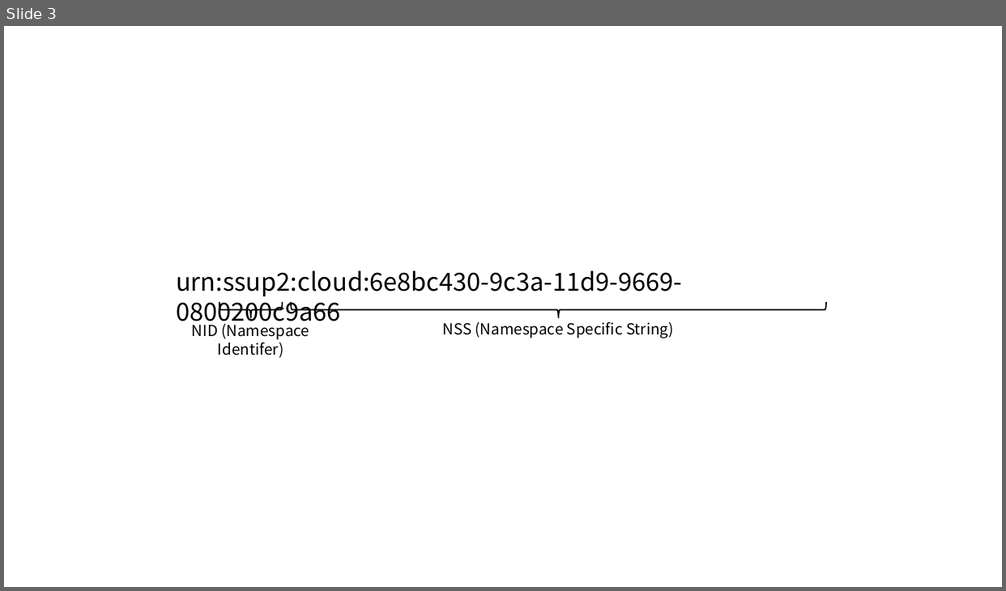
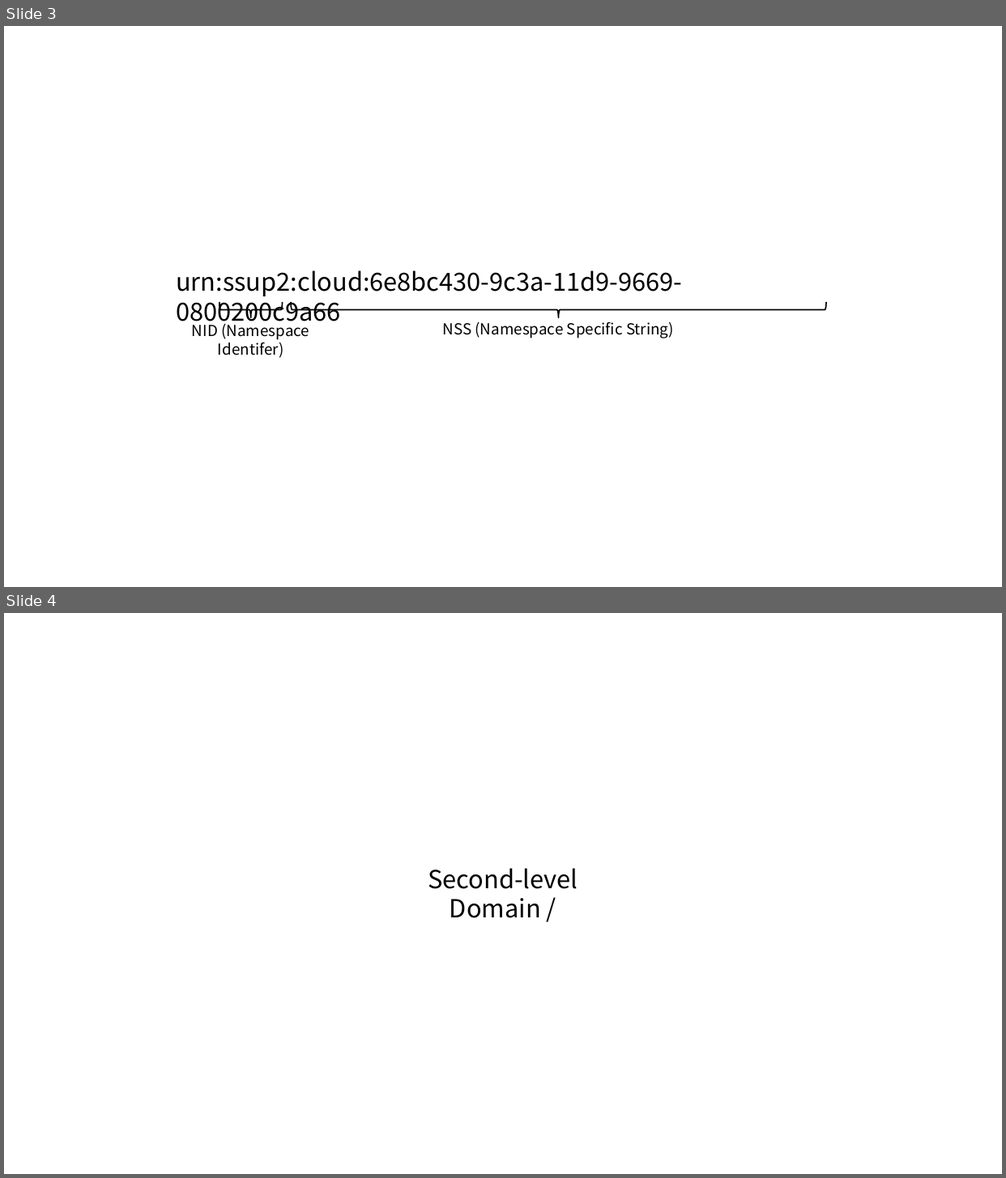
Before and after one commit to ssup2/blog-old, a slide deck: images/theory_analysis/URI_URL_URN/URI_URL_URN.pptx. Shown one above the other, each under a label of ours: slide 3 before the commit, slides 3 and 4 after it. The pictures are 1006x591 and 1006x1178 pixels, drawn with LibreOffice and Linux fonts; fonts in the diff are those of the drawing. Boxes give left, top, right and bottom in pixels: in the first picture for what was removed or moved away, otherwise in the second. Text is boxed around its words. In the diff, an @@ line names an element or a change of style, - is before the commit and + after.

```diff
--- a/images/theory_analysis/URI_URL_URN/URI_URL_URN.pptx
+++ b/images/theory_analysis/URI_URL_URN/URI_URL_URN.pptx
@@ slide 4 added at box(4, 613, 1002, 1174), background #FFFFFF @@
@@ text added at box(428, 868, 577, 918), 18 pt, text #000000 @@
+Second-level
+Domain /
```
Also in this commit, not shown: 2 other slides added, 1 slide removed, 3 other files.
